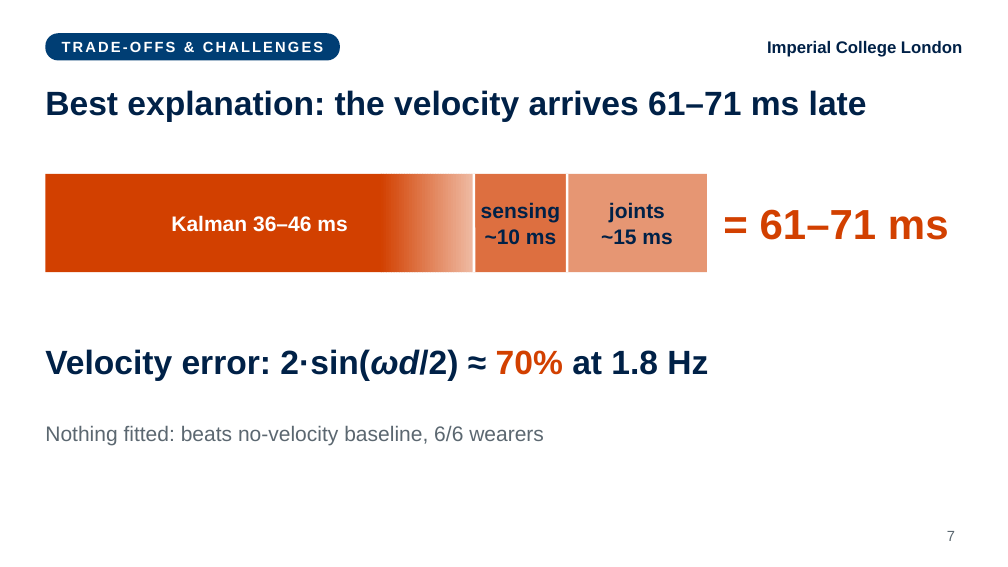
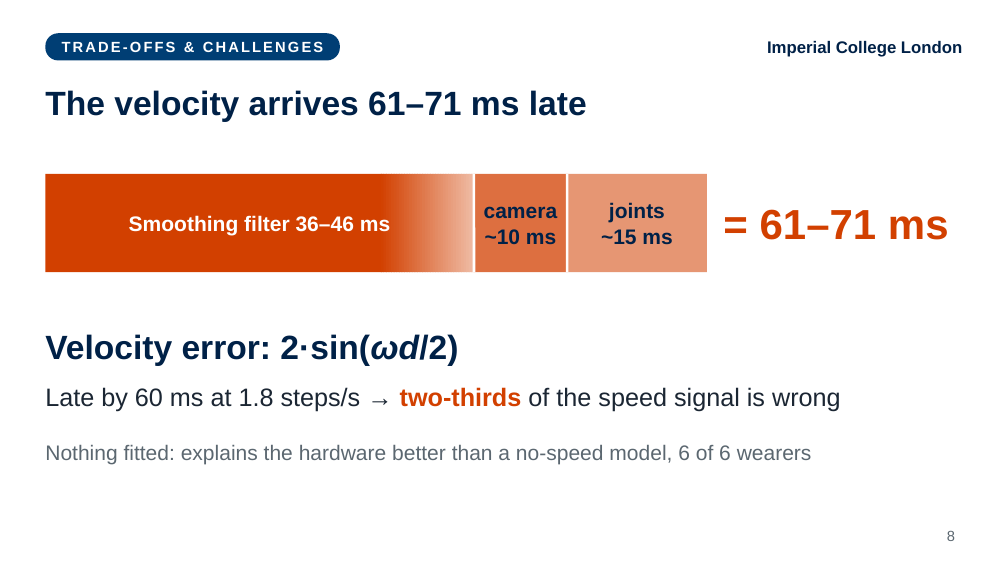
Before and after one commit to fechachris4/HumanSL_MAIN, a slide deck: slide 8 of presentation/World_Stable_Supernumerary_Effectors_Akabueze.pptx (slide 7 before the commit). Drawn at 1008x567 pixels with LibreOffice and Linux fonts; fonts in the diff are those of the drawing. Boxes give left, top, right and bottom in pixels: in the first picture for what was removed or moved away, otherwise in the second. Text is boxed around its words. In the diff, an @@ line names an element or a change of style, - is before the commit and + after.

```diff
--- a/presentation/World_Stable_Supernumerary_Effectors_Akabueze.pptx
+++ b/presentation/World_Stable_Supernumerary_Effectors_Akabueze.pptx
@@ title at box(45, 90, 587, 122): text changed @@
-Best explanation: the velocity arrives 61–71 ms late
+The velocity arrives 61–71 ms late
@@ text at box(484, 206, 558, 218): text changed @@
-sensing
+camera
@@ text at box(129, 215, 390, 235): text changed @@
-Kalman 36–46 ms
+Smoothing filter 36–46 ms
@@ text at box(45, 334, 458, 366): text changed @@
-Velocity error: 2·sin(ωd/2) ≈ 70% at 1.8 Hz
+Velocity error: 2·sin(ωd/2)
@@ text added at box(45, 387, 841, 412), 24 pt, text #1B2633 @@
+Late by 60 ms at 1.8 steps/s → two-thirds of the speed signal is wrong
@@ text at box(45, 445, 812, 464): text changed @@
-Nothing fitted: beats no-velocity baseline, 6/6 wearers
+Nothing fitted: explains the hardware better than a no-speed model, 6 of 6 wearers
@@ page number at box(947, 531, 955, 541): text changed @@
-7
+8
```
Also in this commit, not shown: 5 other slides changed, 2 slides added, 1 slide removed, 2 other files.
